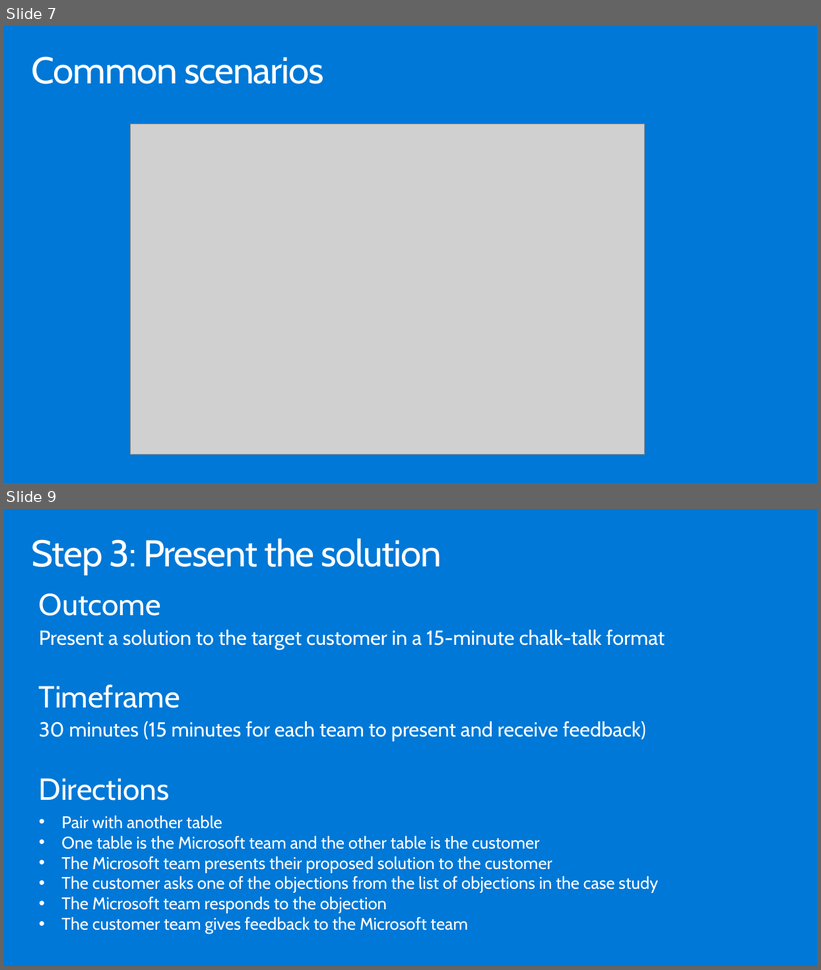
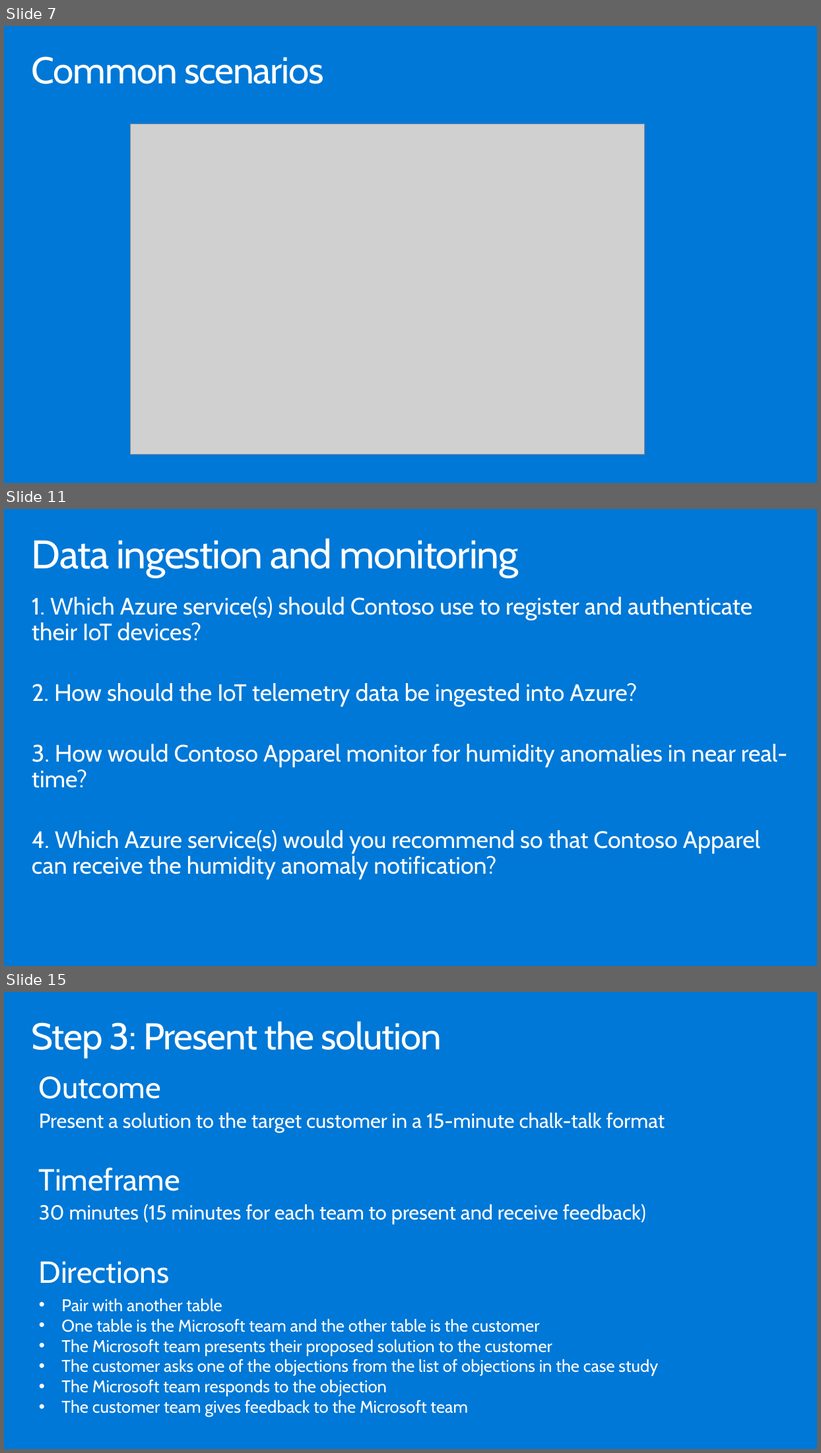
Before and after one commit to solliancenet/microsoft-leveraging-azure-digital-twins-supply-chain, a slide deck: Whiteboard design session/WDS trainer presentation - Leveraging Azure Digital Twins in a supply chain.pptx. Shown one above the other, each under a label of ours: slides 7 and 9 before the commit, slides 7, 11 and 15 after it; the slides between them are not shown. The pictures are 821x970 and 821x1453 pixels, drawn with LibreOffice and Linux fonts; fonts in the diff are those of the drawing; grey boxes stand for pictures. Boxes give left, top, right and bottom in pixels: in the first picture for what was removed or moved away, otherwise in the second. Text is boxed around its words. In the diff, an @@ line names an element or a change of style, - is before the commit and + after.

```diff
--- a/Whiteboard design session/WDS trainer presentation - Leveraging Azure Digital Twins in a supply chain.pptx
+++ b/Whiteboard design session/WDS trainer presentation - Leveraging Azure Digital Twins in a supply chain.pptx
@@ slide 11 added at box(4, 509, 817, 966), background #0078D7 @@
@@ title added at box(32, 538, 518, 577), 47 pt, text #FFFFFF @@
+Data ingestion and monitoring
@@ text added at box(32, 597, 787, 879), 28 pt, text #FFFFFF @@
+1. Which Azure service(s) should Contoso use to register and authenticate their IoT devices?
+2. How should the IoT telemetry data be ingested into Azure?
+3. How would Contoso Apparel monitor for humidity anomalies in near real-time?
+4. Which Azure service(s) would you recommend so that Contoso Apparel can receive the humidity anomaly notification?
@@ what was slide 9 is now slide 15 @@
```
Also in this commit, not shown: 5 other slides added, 5 other files.
